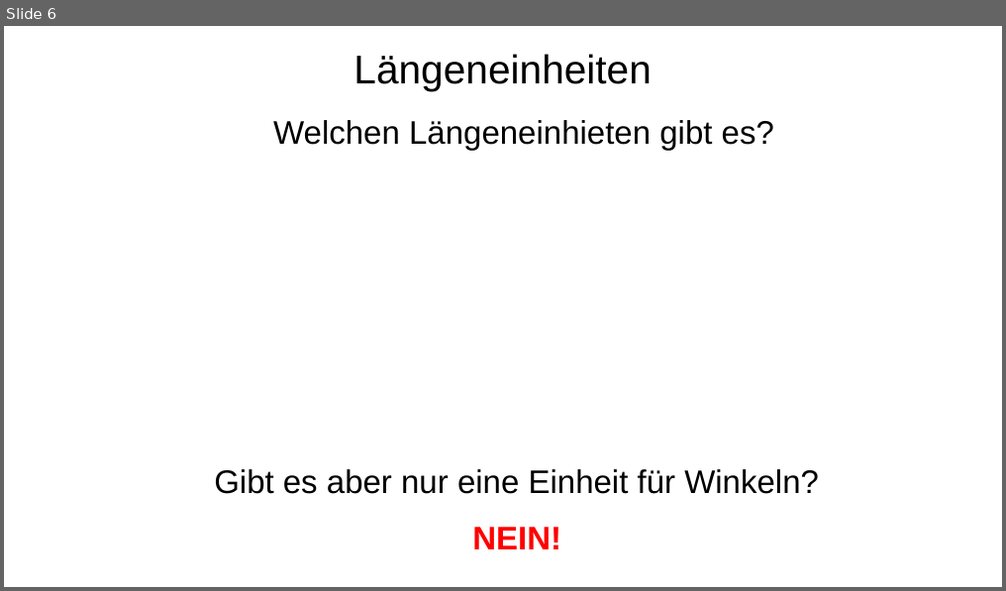
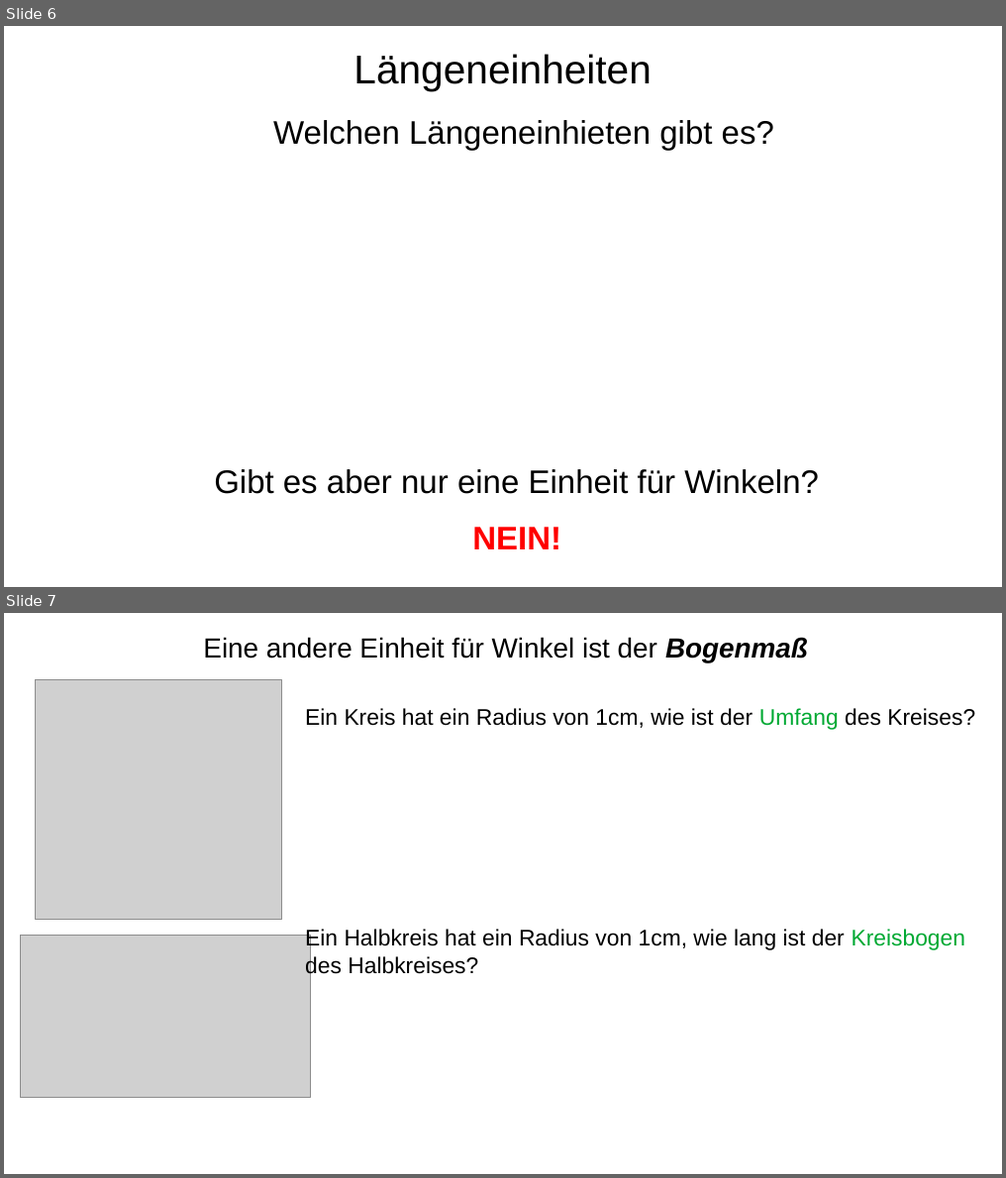
Before and after one commit to bearums/teaching, a slide deck: B5/Mathe/2024/D12/Sinus_funktion/02/pres.odp. Shown one above the other, each under a label of ours: slide 6 before the commit, slides 6 and 7 after it. The pictures are 1006x591 and 1006x1178 pixels, drawn with LibreOffice and Linux fonts; fonts in the diff are those of the drawing; grey boxes stand for pictures. Boxes give left, top, right and bottom in pixels: in the first picture for what was removed or moved away, otherwise in the second. Text is boxed around its words. In the diff, an @@ line names an element or a change of style, - is before the commit and + after.

```diff
--- a/B5/Mathe/2024/D12/Sinus_funktion/02/pres.odp
+++ b/B5/Mathe/2024/D12/Sinus_funktion/02/pres.odp
@@ slide 7 added at bbox=[4, 613, 1002, 1174], background #FFFFFF @@
@@ text added at bbox=[203, 637, 808, 663], 22 pt, text #000000 @@
+Eine andere Einheit für Winkel ist der Bogenmaß
@@ picture added at bbox=[36, 680, 282, 919] @@
@@ text added at bbox=[305, 708, 975, 730], 18 pt, text #000000 @@
+Ein Kreis hat ein Radius von 1cm, wie ist der Umfang des Kreises?
@@ picture added at bbox=[20, 936, 311, 1097] @@
@@ text added at bbox=[305, 929, 966, 979], 18 pt, text #000000 @@
+Ein Halbkreis hat ein Radius von 1cm, wie lang ist der Kreisbogen des Halbkreises?
```
Also in this commit, not shown: 2 slides changed, 8 other slides added, 5 slides removed, 10 other files.
